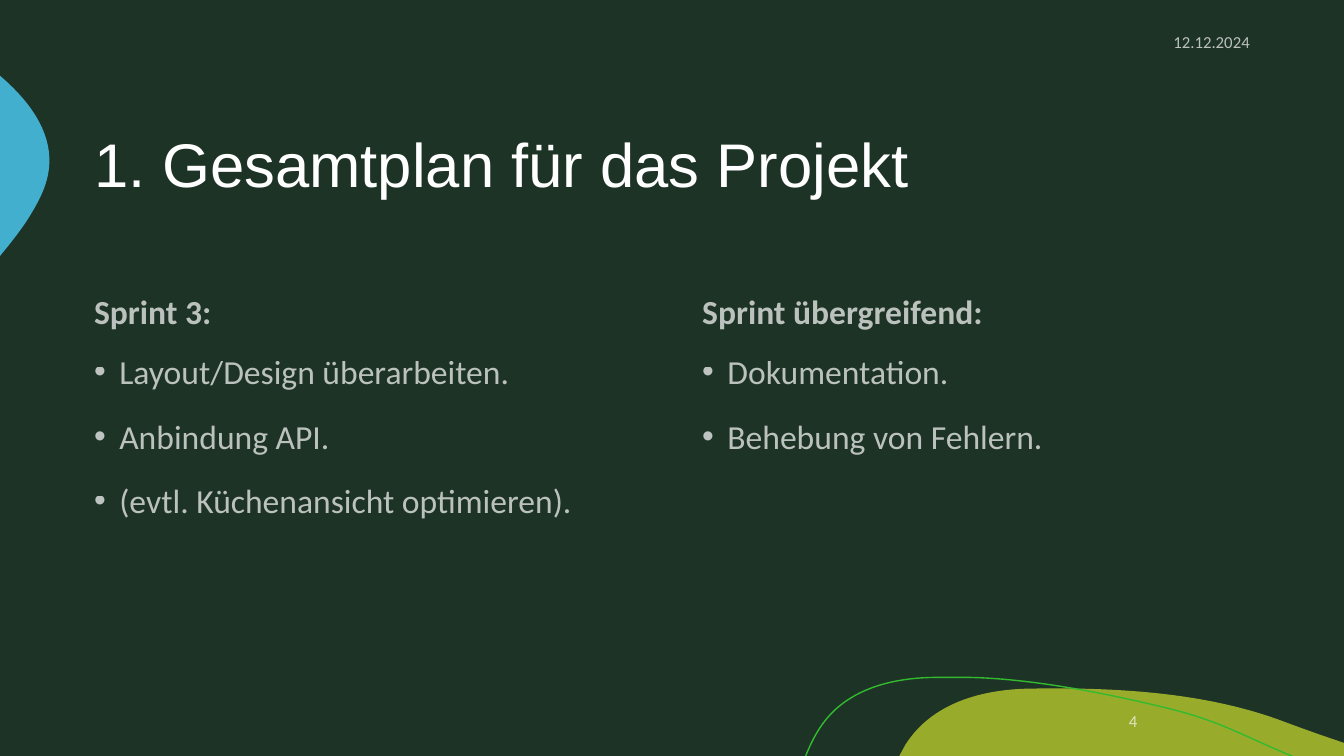
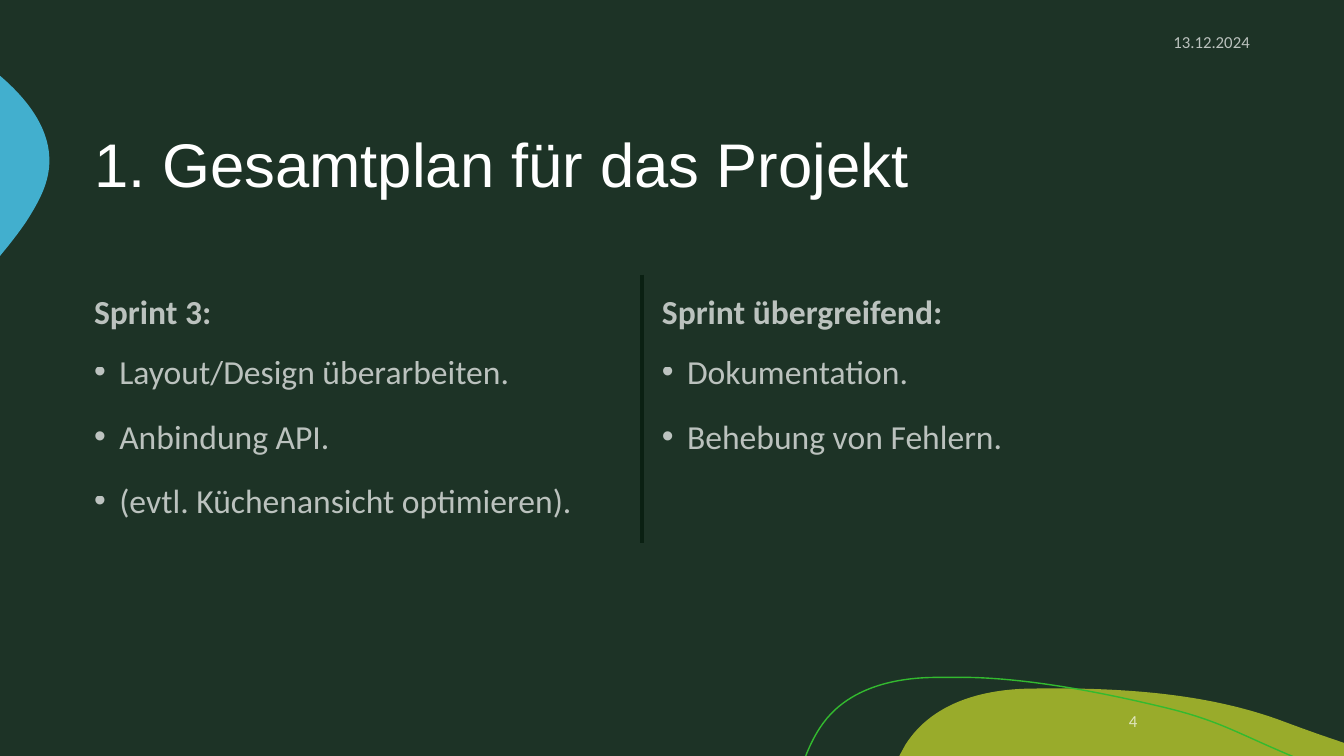
Before and after one commit to zIExpantion/ZumGelbenBach, a slide deck: slide 4 of Dokumente/Sprint-Backlog/Sprint-Backlog2.pptx. Drawn at 1344x756 pixels with LibreOffice and Linux fonts; fonts in the diff are those of the drawing; background and template pictures are left out. Boxes give left, top, right and bottom in pixels: in the first picture for what was removed or moved away, otherwise in the second. Text is boxed around its words. In the diff, an @@ line names an element or a change of style, - is before the commit and + after.

```diff
--- a/Dokumente/Sprint-Backlog/Sprint-Backlog2.pptx
+++ b/Dokumente/Sprint-Backlog/Sprint-Backlog2.pptx
@@ text at (x1=1173, y1=37, x2=1249, y2=48): text changed @@
-12.12.2024
+13.12.2024
@@ text "Sprint übergreifend:" moved from (x1=702, y1=300, x2=982, y2=330) to (x1=662, y1=300, x2=942, y2=330) @@
@@ line added from (642, 274) to (642, 542), #0A2012 2.25 pt @@
@@ text "Dokumentation." moved from (x1=727, y1=361, x2=1043, y2=455) to (x1=687, y1=361, x2=1003, y2=455) @@
```
Also in this commit, not shown: 14 other slides changed, 1 other file.
